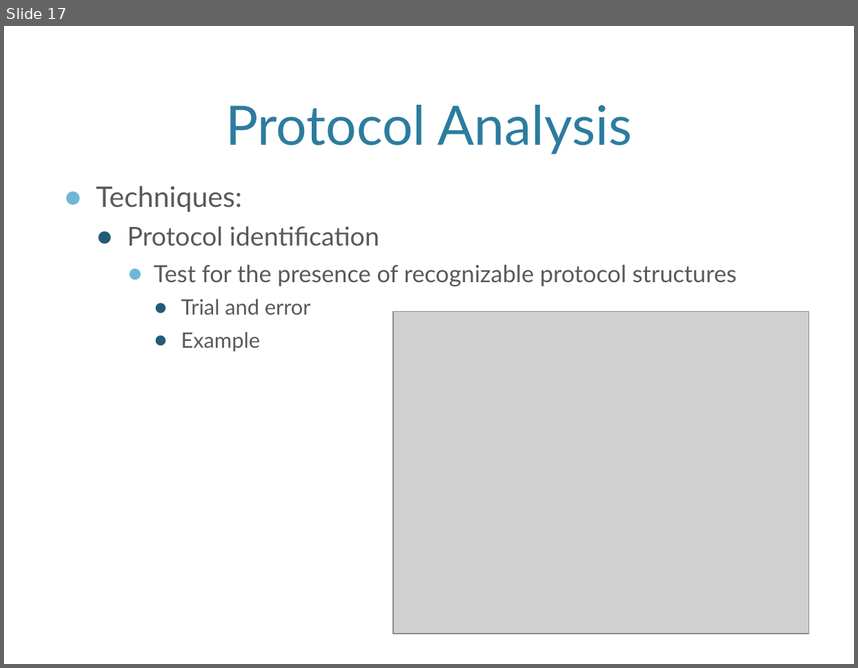
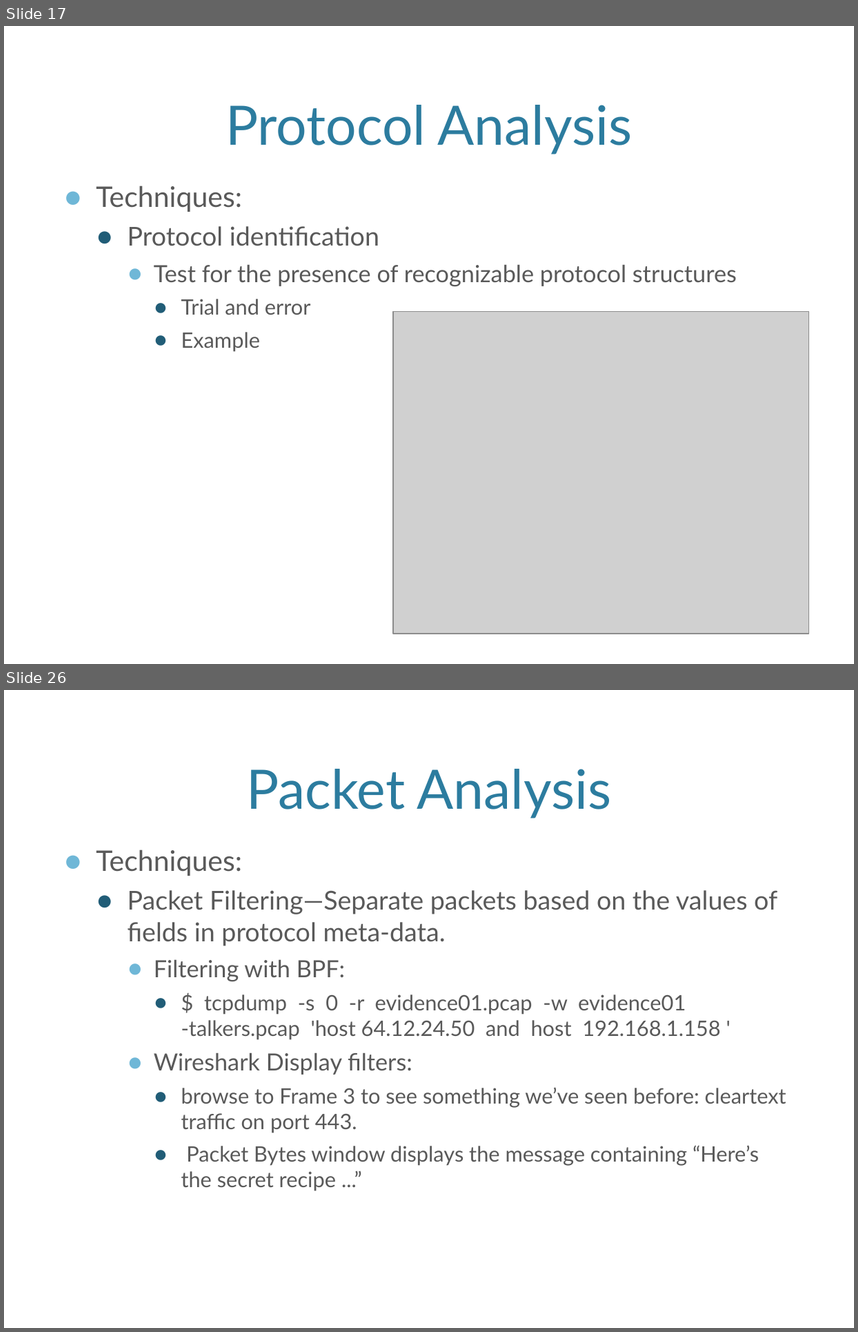
Before and after one commit to nave91/CS695NetForensics, a slide deck: Ch4.Packet_Analysis.pptx. Shown one above the other, each under a label of ours: slide 17 before the commit, slides 17 and 26 after it; the slides between them are not shown. The pictures are 858x668 and 858x1332 pixels, drawn with LibreOffice and Linux fonts; fonts in the diff are those of the drawing; grey boxes stand for pictures; background and template pictures are left out. Boxes give left, top, right and bottom in pixels: in the first picture for what was removed or moved away, otherwise in the second. Text is boxed around its words. In the diff, an @@ line names an element or a change of style, - is before the commit and + after.

Commit message:
ch4 done

```diff
--- a/Ch4.Packet_Analysis.pptx
+++ b/Ch4.Packet_Analysis.pptx
@@ slide 26 added at [4,690,854,1328], background picture (left out) @@
@@ title added at [246,769,612,818], 46 pt, text #2C7C9F @@
+Packet Analysis
@@ text added at [96,849,786,1191], 18 pt, text #595959 @@
+● Techniques:
+  ● Packet Filtering—Separate packets based on the values of fields in protocol meta-data.
+    ● Filtering with BPF:
+      ● $ tcpdump -s 0 -r evidence01.pcap -w evidence01 -talkers.pcap 'host 64.12.24.50 and host 192.168.1.158 '
+    ● Wireshark Display filters:
+      ● browse to Frame 3 to see something we’ve seen before: cleartext traﬃc on port 443.
+      ● Packet Bytes window displays the message containing “Here’s the secret recipe ...”
```
Also in this commit, not shown: 1 slide changed, 20 other slides added.
